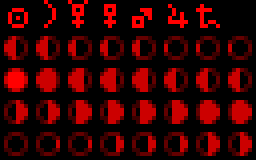
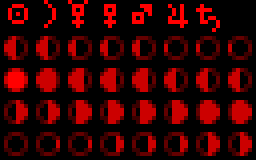
Before/after of a 256 × 160 layered artwork. What changed in the layer stack:
painted on "Background" over box(8, 4, 220, 32)
